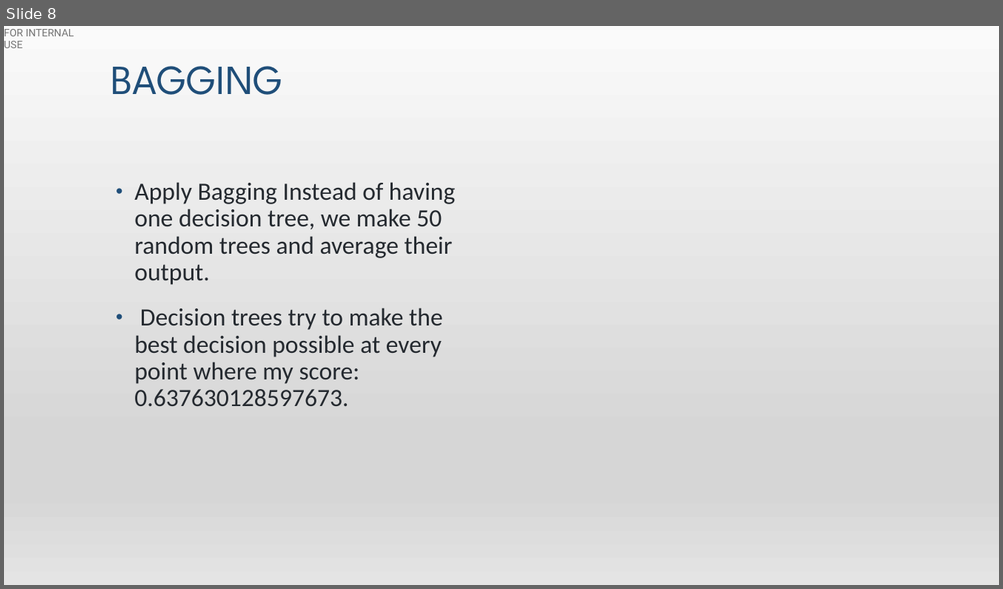
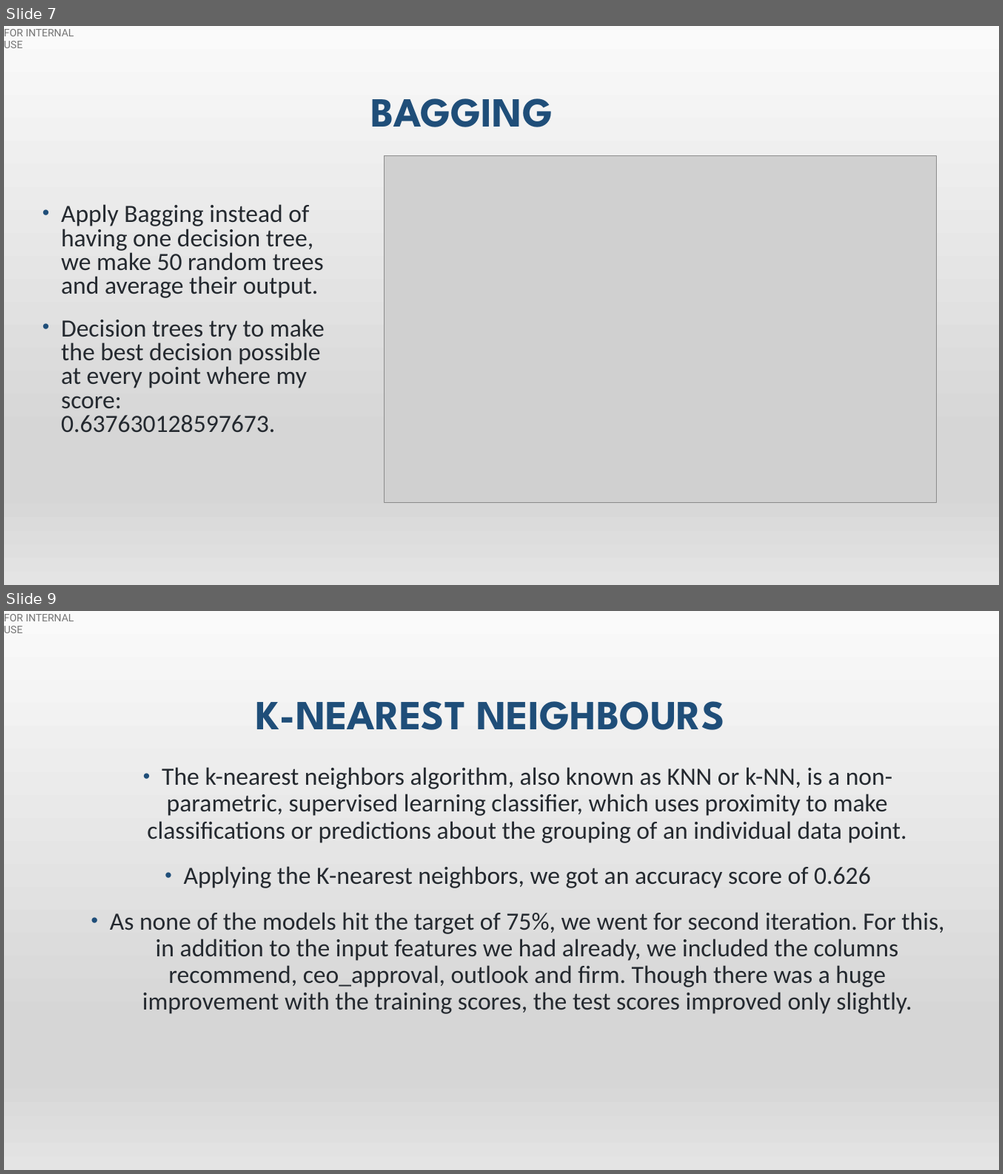
Before and after one commit to hibaa-a/MachineLearning_GlassdoorReviews, a slide deck: glassdoor_presentation.pptx. Shown one above the other, each under a label of ours: slide 8 before the commit, slides 7 and 9 after it; the slides between them are not shown. The pictures are 1003x589 and 1003x1174 pixels, drawn with LibreOffice and Linux fonts; fonts in the diff are those of the drawing; grey boxes stand for pictures. Boxes give left, top, right and bottom in pixels: in the first picture for what was removed or moved away, otherwise in the second. Text is boxed around its words. In the diff, an @@ line names an element or a change of style, - is before the commit and + after.

```diff
--- a/glassdoor_presentation.pptx
+++ b/glassdoor_presentation.pptx
@@ slide 9 added at (x1=4, y1=611, x2=999, y2=1170), background gradient #F2F2F2 to #E7E6E6 to #FFFFFF to #D0CECE; not listed: 2 template elements that a slide beside it also shows @@
@@ title added at (x1=256, y1=701, x2=725, y2=730), 40 pt, text #1F4E79, bold @@
+K-NEAREST NEIGHBOURS
@@ text added at (x1=110, y1=767, x2=944, y2=1014), 24 pt, text #24292F @@
+• The k-nearest neighbors algorithm, also known as KNN or k-NN, is a non-parametric, supervised learning classifier, which uses proximity to make classifications or predictions about the grouping of an individual data point.
+• Applying the K-nearest neighbors, we got an accuracy score of 0.626
+• As none of the models hit the target of 75%, we went for second iteration. For this, in addition to the input features we had already, we included the columns recommend, ceo_approval, outlook and firm. Though there was a huge improvement with the training scores, the test scores improved only slightly.
@@ what was slide 8 is now slide 7 @@
@@ slide 7 changed as well @@
@@ title "BAGGING" moved from (x1=111, y1=66, x2=283, y2=95) to (x1=371, y1=99, x2=553, y2=127) @@
@@ title "BAGGING" at (x1=371, y1=99, x2=553, y2=127): bold on @@
@@ picture added at (x1=384, y1=156, x2=936, y2=503) @@
@@ text "Apply Bagging instead of having ..." moved from (x1=134, y1=182, x2=455, y2=407) to (x1=61, y1=204, x2=324, y2=432) @@
@@ text at (x1=61, y1=204, x2=324, y2=298): text changed @@
-• Apply Bagging Instead of having one decision tree, we make 50 random trees and average their output.
+• Apply Bagging instead of having one decision tree, we make 50 random trees and average their output.
@@ text at (x1=61, y1=319, x2=324, y2=432): line spacing 0.9 to 0.8 @@
```
Also in this commit, not shown: 6 other slides changed, 11 other slides added, 6 slides removed.
